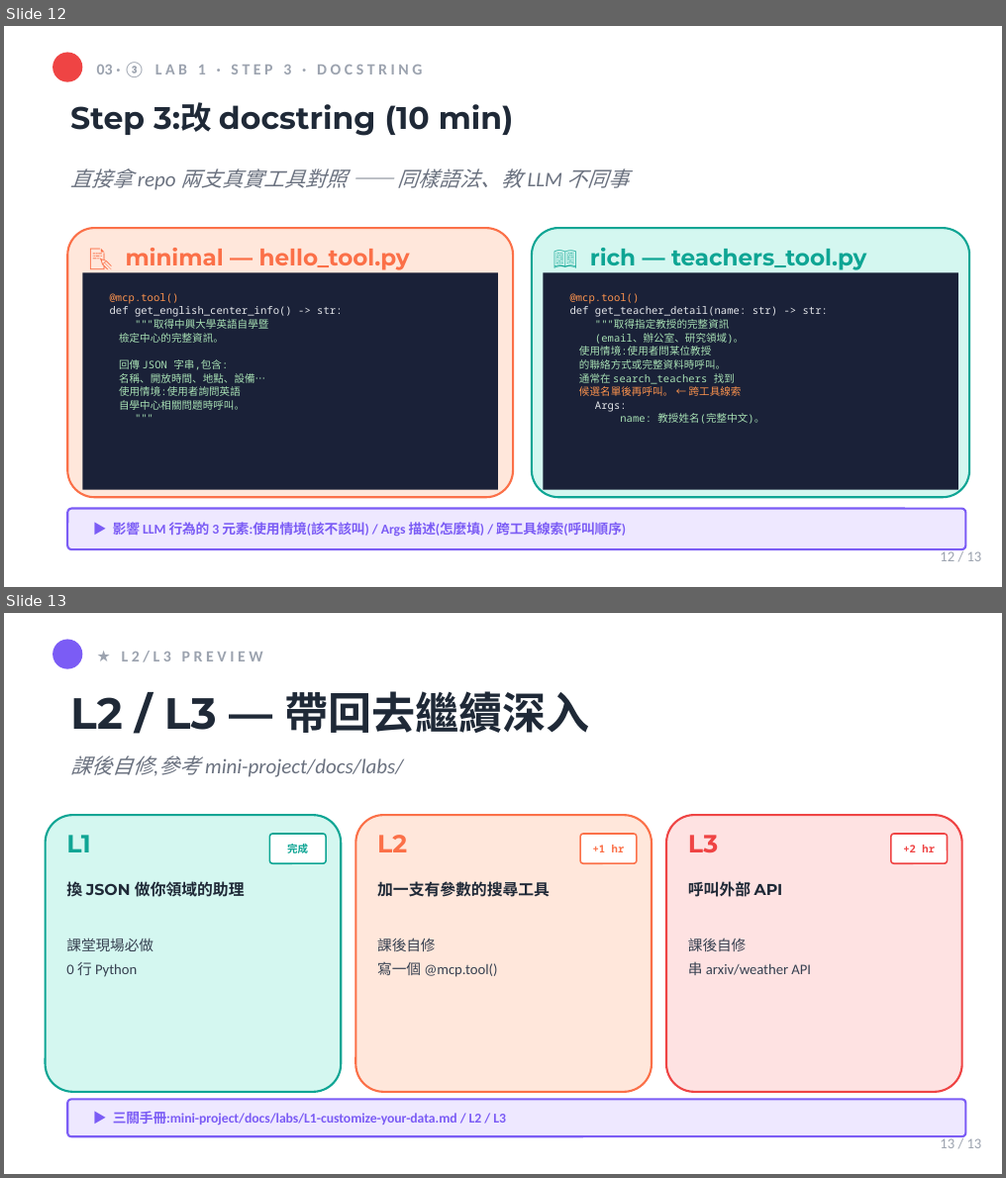
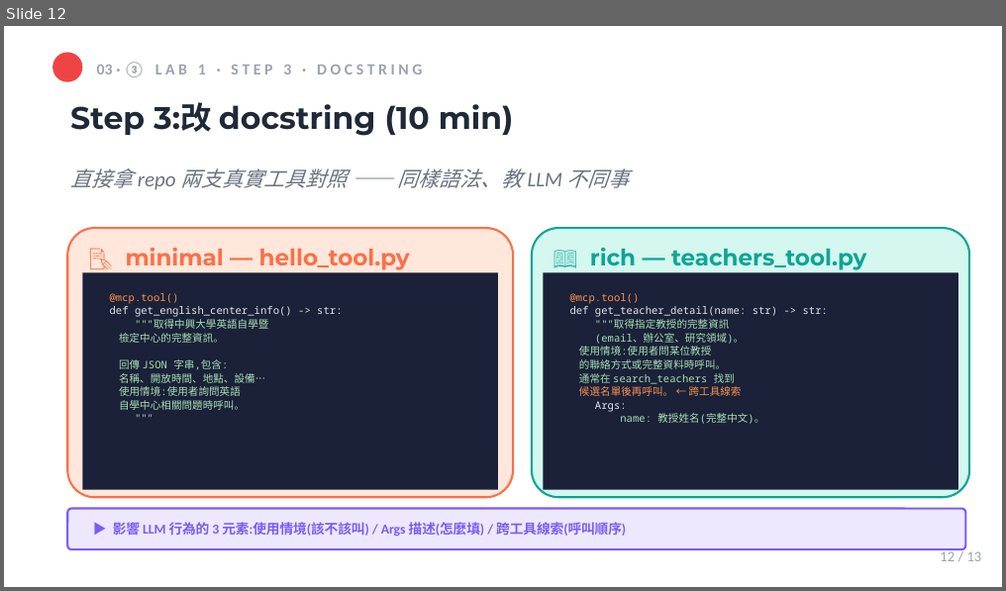
Before and after one commit to mjib007/nchu-mcp-workshop-2026, a slide deck: slides/04-hands-on-lab.pptx. Shown one above the other, each under a label of ours: slides 12 and 13 before the commit, slide 12 after it. The pictures are 1006x1178 and 1006x591 pixels, drawn with LibreOffice and Linux fonts; fonts in the diff are those of the drawing. Boxes give left, top, right and bottom in pixels: in the first picture for what was removed or moved away, otherwise in the second. Text is boxed around its words. In the diff, an @@ line names an element or a change of style, - is before the commit and + after.

Commit message:
fix(seg4-slides): hands-on 投影片對齊 Colab 現況
投影片還停在舊狀態(3 工具、L1-L3、無 Colab),跟 Colab notebook 對不上。修:
- quick_start boot log:3 工具 → 5 工具(+library +course),callout「5 支工具全 ✓」;
  副標加「零安裝可改用 Colab」
- L2/L3 preview → L1→L4(4 卡):加 L4 大資料集(course 3018 課),
  L2-L4 改標「Colab 內建·可現場試」(不再只是課後自修),callout 提 Colab 一鍵開
- outcomes 第 4 卡「L2/L3 挑戰路徑」→「L2-L4 進階關卡」,提 3018 課程大資料集

對齊後投影片講的工具數、Lab 關卡、執行路徑都跟 Colab 一致。

```diff
--- a/slides/04-hands-on-lab.pptx
+++ b/slides/04-hands-on-lab.pptx
@@ slide 13 removed at [4,613,1002,1174], background #FFFFFF @@
@@ rectangle removed at [4,613,1002,1173] @@
@@ ellipse removed at [53,639,83,668] @@
@@ text removed at [122,652,262,662] @@
-★ L 2 / L 3 P R E V I E W
@@ text removed at [70,691,590,733] @@
-L2 / L3 — 帶回去繼續深入
@@ text removed at [70,756,403,777] @@
-課後自修,參考 mini-project/docs/labs/
@@ rounded rectangle removed at [45,815,341,1091] @@
@@ rounded rectangle removed at [355,815,650,1091] @@
@@ rounded rectangle removed at [666,815,962,1091] @@
@@ text removed at [66,835,90,853] @@
-L1
@@ rounded rectangle removed at [269,834,326,863] @@
@@ text removed at [287,842,308,856] @@
-完成
@@ text removed at [377,835,407,853] @@
-L2
@@ rounded rectangle removed at [581,834,637,863] @@
@@ text removed at [593,845,625,853] @@
-+1 hr
@@ text removed at [688,835,718,854] @@
-L3
@@ rounded rectangle removed at [891,834,947,863] @@
@@ text removed at [903,845,935,853] @@
-+2 hr
@@ text removed at [66,881,245,897] @@
-換 JSON 做你領域的助理
@@ text removed at [377,881,549,897] @@
-加一支有參數的搜尋工具
@@ text removed at [688,881,783,897] @@
-呼叫外部 API
@@ text removed at [66,938,153,977] @@
-課堂現場必做
-0 行 Python
@@ text removed at [377,938,497,977] @@
-課後自修
-寫一個 @mcp.tool()
@@ text removed at [688,938,811,975] @@
-課後自修
-串 arxiv/weather API
@@ rounded rectangle removed at [68,1100,966,1138] @@
@@ text removed at [113,1111,506,1125] @@
-▶ 三關手冊:mini-project/docs/labs/L1-customize-your-data.md / L2 / L3
@@ text removed at [940,1137,982,1149] @@
-13 / 13
```
Also in this commit, not shown: 2 slides changed, 1 slide added, 1 other file.
